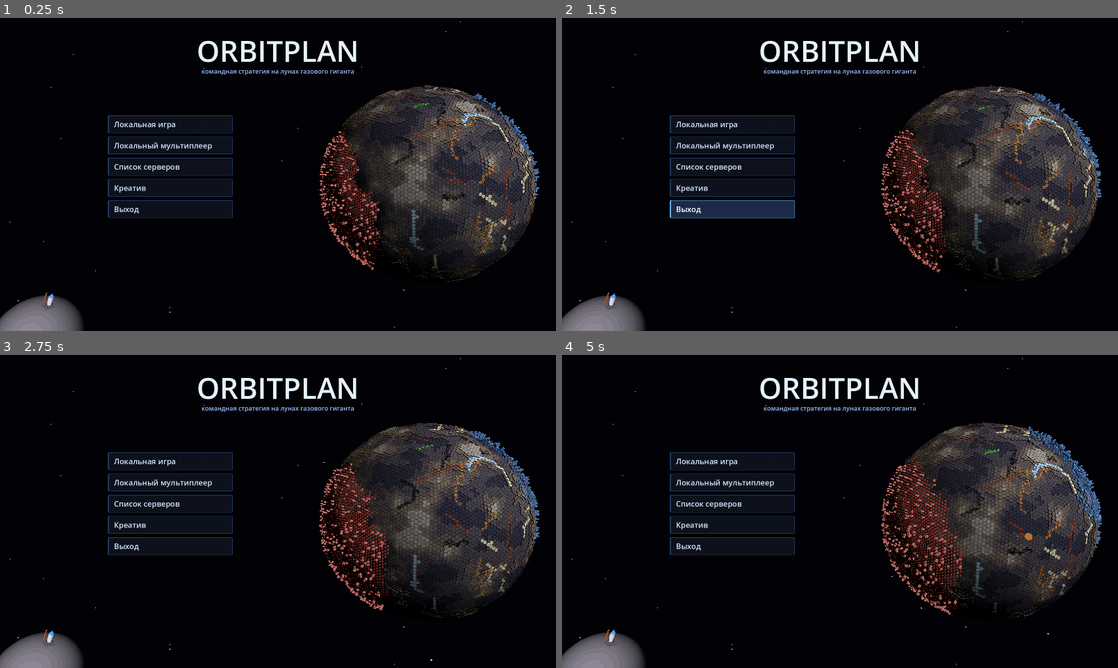
Above: before the commit, frames 1-4 (two rows, left to right).
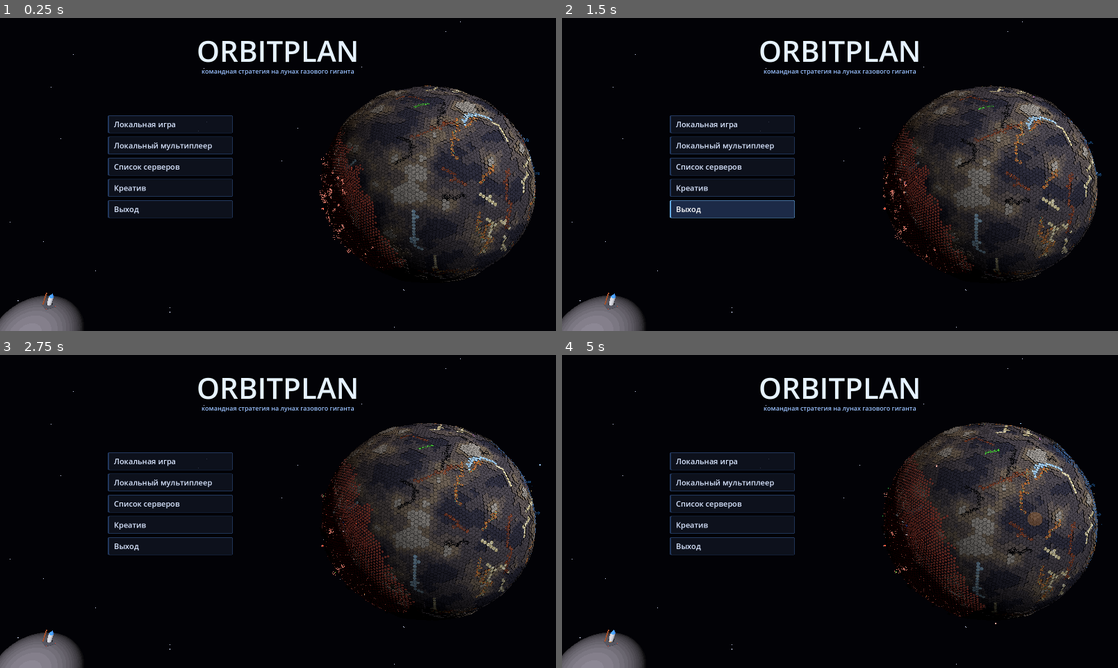
Above: after the commit, the same moments.

Repository: goldvideored/Orbitplan
Game: Godot game, scene res://scenes/main.tscn
The game is run twice, just before and just after one commit, with the same random seed, the same clock (stepped at 60 frames per second) and the same inputs.
Inputs (mouse positions are in pixels of both pictures, inside the frame that each line leads up to):
- Up to frame 1 (0.25 s): no input
- Up to frame 2 (1.5 s): move the mouse to (962, 158) at 0.52 s; hold D 0.53-1.25 s; hold Shift 0.53-1.25 s; click (962, 158) at 0.67 s; tap Space at 0.77 s; drag from (728, 190) to (812, 237) at 1.27 s
- Up to frame 3 (2.75 s): move the mouse to (333, 442) at 2.02 s; hold D from 2.03 s (still down); hold E from 2.03 s (still down)
- Up to frame 4 (5 s): release D at 2.75 s; release E at 2.75 s; drag from (812, 574) to (673, 464) at 2.77 s; move the mouse to (1006, 558) at 3.52 s; hold A 3.53-4.25 s; hold Z 3.53-4.25 s; tap Space at 3.77 s; drag from (673, 464) to (756, 433) at 4.27 s

The runs differ from the first frame. In frame 1, 1.1% of the frame differs, in the area x 57-97%, y 24-81%; in frame 2, 1.3%; in frame 3, 1.5%; in frame 4, 2.0%, in the area x 57-98%, y 21-90%.

Commit message:
Фон меню: постройки и юниты как в игре (тот же код отрисовки, стройка, анимации, турели, сборщики), танки, дроны-камикадзе и мехи
Co-Authored-By: Claude Opus 5.5 <noreply@anthropic.com>
Claude-Session: https://claude.ai/code/session_011dSLRk6ARMd5MizYyUfVPn

Diff:
--- a/scripts/menu_bg.gd
+++ b/scripts/menu_bg.gd
@@ -7,13 +7,22 @@
 const Planet = preload("res://scripts/planet.gd")
 const TERRAIN_SHADER = preload("res://shaders/terrain.gdshader")
 const MOON_SHADER = preload("res://shaders/moon_far.gdshader")
+const UNIT_SHADER = preload("res://shaders/unit.gdshader")
+const World = preload("res://scripts/world.gd")
+const Icons = preload("res://scripts/icons.gd")
 
 const CAM_DIST := 300.0
 const FOV := 50.0
 const TARGET := 0.4          # доля планеты у каждой стороны
-const UNITS_PER_TEAM := 40
-const UNIT_SPEED := 5.0      # м/с
-const SHOT_RANGE := 22.0
+const UNIT_COUNTS := [24, 10, 3]      # танки, дроны, мехи у каждой стороны
+const UNIT_SPEED := [4.0, 11.0, 2.2]  # м/с
+const UNIT_HP := [3, 1, 14]
+const UNIT_RANGE := [18.0, 0.0, 28.0]
+const MAX_BUILDINGS := 170
+# что строится внутри территории (повторы — чаще)
+const BUILD_POOL := [D.SOLAR, D.SOLAR, D.SMELTER, D.CRUSHER, D.COAL_PLANT, D.TURRET, D.TURRET, D.TURRET2,
+	D.WALL, D.WALL, D.LAMP, D.POWER_POLE, D.ASSEMBLER, D.BATTERY, D.CHIP_FACTORY, D.AA_GUN, D.REPAIR,
+	D.MELTER, D.CENTRIFUGE, D.TURRET3, D.NUCLEAR, D.LAUNCH_PAD, D.LOADER, D.UNIT_REPAIR, D.FUEL_SYNTH]
 const ROCKET_CYCLE := 26.0   # с: стоит на площадке + полёт
 const ROCKET_WAIT := 4.0
 const ROCKET_SCALE := 3.0    # ракета крупнее настоящей, чтобы её было видно
@@ -26,13 +35,13 @@
 var frontier: Array = [[], []]
 var owned: Array = [[], []]   # клетки каждой стороны (для спавна)
 var counts := [0, 0]
-var has_bld := PackedByteArray()
-var bld_h := PackedFloat32Array()
 var mm_plates: MultiMesh
-var mm_blds: MultiMesh
-var mm_lights: MultiMesh
-var mm_units: MultiMesh
-var units: Array = []         # {team, dir, target, hp, dead}
+var world: World               # игровой мир без сети — рисует постройки и юнитов как в игре
+var mm_kind: Array = []       # мультимеши танков, дронов, мехов
+var bld_count := 0
+var asm_ids: Array = []
+var turret_acc := 0.0
+var units: Array = []         # {team, kind, dir, target, hp, dead, cell, face}
 var beams: Array = []         # [from, to, team, до какого времени]
 var shells: Array = []        # {a, b, t, team}
 var mm_shells: MultiMesh
@@ -177,7 +186,8 @@
 
 
 # ---------------------------------------------------------------------
-# Большая луна и война
+# Большая луна и война. Постройки и юниты рисует тот же код, что в игре (world.gd):
+# создаём мир без сети и без обработки кадров и зовём его функции отрисовки.
 # ---------------------------------------------------------------------
 
 func _build_planet() -> void:
@@ -193,40 +203,37 @@
 	terrain.material_override = tmat
 	pnode.add_child(terrain)
 
+	# мир-витрина: только отрисовка
+	world = World.new()
+	add_child(world)
+	world.set_process(false)
+	world.set_process_unhandled_input(false)
+	world.planet = planet
+	world.local_root = pnode
+	world.my_pn = 0
+	world.icon_atlas = Icons.build_atlas()
+	world.sky_state = {"sun": _sun_dir()}
+	var umat := ShaderMaterial.new()
+	umat.shader = UNIT_SHADER
+	world.mm_units = world._make_mm(world._tank_mesh(umat), 128, false)
+	world.mm_drones = world._make_mm(world._drone_mesh(umat), 64, false)
+	world.mm_mechs = world._make_mm(world._mech_mesh(umat), 16, false)
+	mm_kind = [world.mm_units, world.mm_drones, world.mm_mechs]
+
 	var n := planet.count()
 	own.resize(n)
 	own.fill(-1)
-	has_bld.resize(n)
-	bld_h.resize(n)
-	var rng := RandomNumberGenerator.new()
-	rng.seed = 99
-	for c in n:
-		var b: bool = rng.randf() < 0.14 and planet.level[c] < D.MAX_LEVEL
-		has_bld[c] = 1 if b else 0
-		bld_h[c] = rng.randf_range(0.6, 2.6)
-
 	var plate := CylinderMesh.new()
 	plate.top_radius = 1.0
 	plate.bottom_radius = 1.0
-	plate.height = 0.08
+	plate.height = 0.03
 	plate.radial_segments = 6
 	plate.rings = 1
 	mm_plates = _mm(plate, n, _vc_material(false))
-	var box := BoxMesh.new()
-	box.size = Vector3(1.4, 1.0, 1.4)
-	mm_blds = _mm(box, n, _vc_material(false))
-	var lb := BoxMesh.new()
-	lb.size = Vector3.ONE * 0.35
-	mm_lights = _mm(lb, n, _vc_material(true))
 	var zero := Transform3D(Basis.from_scale(Vector3.ZERO), Vector3.ZERO)
 	for c in n:
 		mm_plates.set_instance_transform(c, zero)
-		mm_blds.set_instance_transform(c, zero)
-		mm_lights.set_instance_transform(c, zero)
-
-	var ub := BoxMesh.new()
-	ub.size = Vector3(1.3, 0.8, 1.8)
-	mm_units = _mm(ub, UNITS_PER_TEAM * 2, _vc_material(false))
+
 	var sb := SphereMesh.new()
 	sb.radius = 0.6
 	sb.height = 1.2
@@ -256,16 +263,22 @@
 		pnode.add_child(b)
 		booms.append({"n": b, "t": 0.0, "r": 3.0})
 
-	# стартовые площадки сторон и начальные 15% — дальше дорастают до 40% у тебя на глазах
+	# ядра сторон, вокруг — стартовые 15%; дальше территория и базы дорастают у тебя на глазах
 	var starts := [planet.nearest_cell(axis), planet.nearest_cell(-axis)]
 	for t in 2:
 		_claim(starts[t], t)
+		var r := planet.rings(int(starts[t]), 3)
+		for x in r:
+			_claim(int(x), t)
+		_place(D.CORE, int(starts[t]), 0, t, true)
 	while counts[0] < n * 0.15 or counts[1] < n * 0.15:
 		for t in 2:
 			_grow(t)
 	for t in 2:
-		for i in UNITS_PER_TEAM:
-			units.append({"team": t, "dir": Vector3.ZERO, "target": Vector3.ZERO, "hp": 3, "dead": 0.0})
+		for k in 3:
+			for i in UNIT_COUNTS[k]:
+				units.append({"team": t, "kind": k, "dir": Vector3.ZERO, "target": Vector3.ZERO,
+					"hp": 1, "dead": 0.0, "cell": -1, "face": Vector3.ZERO})
 	for u in units:
 		_respawn(u)
 
@@ -280,16 +293,103 @@
 	owned[t].append(c)
 	frontier[t].append(c)
 	var up: Vector3 = planet.dirs[c]
-	var p := planet.top_pos(c)
 	var col: Color = D.TEAM_COLORS[t]
-	mm_plates.set_instance_transform(c, Transform3D(_up_basis(up, Vector3(0.95, 1, 0.95)), p + up * 0.04))
-	mm_plates.set_instance_color(c, col.darkened(0.45))
-	if has_bld[c] == 1:
-		var h: float = bld_h[c]
-		mm_blds.set_instance_transform(c, Transform3D(_up_basis(up, Vector3(1, h, 1)), p + up * h * 0.5))
-		mm_blds.set_instance_color(c, col.darkened(0.2).lerp(Color(0.5, 0.5, 0.55), 0.4))
-		mm_lights.set_instance_transform(c, Transform3D(_up_basis(up, Vector3.ONE), p + up * (h + 0.2)))
-		mm_lights.set_instance_color(c, col.lightened(0.3))
+	mm_plates.set_instance_transform(c, Transform3D(_up_basis(up, Vector3(0.95, 1, 0.95)), planet.top_pos(c) + up * 0.015))
+	mm_plates.set_instance_color(c, col.darkened(0.55))
+	if bld_count < MAX_BUILDINGS and randf() < 0.045:
+		_try_build(c, t)
+
+
+## Свободно ли место под постройку стороны t (все клетки её, не заняты, не скалы).
+func _fits(type: int, cell: int, dir: int, t: int) -> Array:
+	var foot: Array = world._footprint(type, cell, dir)
+	if foot.size() != world._size_of(type):
+		return []
+	for x in foot:
+		if own[x] != t or world.grid.has(world._k(0, x)) or planet.level[x] >= D.MAX_LEVEL:
+			return []
+	return foot
+
+
+func _place(type: int, cell: int, dir: int, t: int, main := false) -> int:
+	var id: int = world._new_id()
+	world._add_building({"id": id, "type": type, "team": t, "cell": cell, "dir": dir, "pn": 0,
+		"bt": 1.0 if type == D.CORE else 0.0, "main": main, "ukind": randi() % 3})
+	bld_count += 1
+	if type == D.ASSEMBLER:
+		asm_ids.append(id)
+	return id
+
+
+## Что строить на новой клетке: на руде — бур, у края — оборона, внутри — производство и энергия.
+func _try_build(c: int, t: int) -> void:
+	var nb: PackedInt32Array = planet.nbrs[c]
+	var dir := randi() % nb.size()
+	var type: int = BUILD_POOL[randi() % BUILD_POOL.size()]
+	if planet.ore[c] != D.I_NONE:
+		type = [D.DRILL, D.DRILL, D.DRILL2, D.DRILL3][randi() % 4]
+	var foot := _fits(type, c, dir, t)
+	if foot.is_empty():
+		return
+	if world._is_drill(type) and int(world._drill_ore(foot)[0]) == D.I_NONE:
+		return
+	_place(type, c, dir, t)
+	if world._is_drill(type):
+		_belt_from(foot, t)
+	elif type == D.WALL:
+		_wall_line(c, t)
+
+
+## Конвейер от бура: несколько клеток примерно по прямой.
+func _belt_from(foot: Array, t: int) -> void:
+	var start := -1
+	for f in foot:
+		var nb: PackedInt32Array = planet.nbrs[f]
+		for x in nb:
+			if not foot.has(x) and own[x] == t and not world.grid.has(world._k(0, x)):
+				start = x
+				break
+		if start != -1:
+			break
+	if start == -1:
+		return
+	var heading := (planet.dirs[start] - planet.dirs[foot[0]]).normalized()
+	var cur := start
+	for k in randi_range(3, 7):
+		var nb: PackedInt32Array = planet.nbrs[cur]
+		var best := -1
+		var bd := 0.2
+		for i in nb.size():
+			var x: int = nb[i]
+			if own[x] != t or world.grid.has(world._k(0, x)) or planet.level[x] >= D.MAX_LEVEL:
+				continue
+			var dd := (planet.dirs[x] - planet.dirs[cur]).normalized().dot(heading)
+			if dd > bd:
+				bd = dd
+				best = i
+		if best == -1:
+			return
+		_place(D.CONVEYOR, cur, best, t)
+		heading = (planet.dirs[nb[best]] - planet.dirs[cur]).normalized()
+		cur = nb[best]
+
+
+## Забор — сразу несколько секций в ряд.
+func _wall_line(c: int, t: int) -> void:
+	var cur := c
+	var prev := -1
+	for k in randi_range(2, 5):
+		var nb: PackedInt32Array = planet.nbrs[cur]
+		var nxt := -1
+		for x in nb:
+			if x != prev and own[x] == t and not world.grid.has(world._k(0, x)) and planet.level[x] < D.MAX_LEVEL:
+				nxt = x
+				break
+		if nxt == -1:
+			return
+		_place(D.WALL, nxt, 0, t)
+		prev = cur
+		cur = nxt
 
 
 ## Сторона t занимает одну соседнюю свободную клетку от своей границы.
@@ -323,18 +423,19 @@
 	var sgn := 1.0 if t == 0 else -1.0
 	var d := Vector3(randf_range(-1, 1), randf_range(-1, 1), randf_range(-1, 1)).normalized()
 	d = (d - axis * d.dot(axis)).normalized()
-	return (d + axis * sgn * randf_range(0.05, 0.3)).normalized()
+	return (d + axis * sgn * randf_range(-0.05, 0.3)).normalized()
 
 
 func _respawn(u: Dictionary) -> void:
 	var t: int = u.team
+	var d := _rand_own_dir(t)
 	var fr: Array = frontier[t]
-	var d := _rand_own_dir(t)
-	if not fr.is_empty() and randf() < 0.7:
+	if not fr.is_empty() and randf() < 0.6:
 		d = planet.dirs[fr[randi() % fr.size()]]
 	u.dir = d
+	u.cell = planet.walk(-1, d)
 	u.target = _band_target(t)
-	u.hp = 3
+	u.hp = UNIT_HP[int(u.kind)]
 	u.dead = 0.0
 
 
@@ -348,8 +449,10 @@
 	n.visible = true
 
 
-func _surface(d: Vector3) -> Vector3:
-	return d * (D.PLANET_R + 1.0)
+func _upos(u: Dictionary) -> Vector3:
+	var d: Vector3 = u.dir
+	var lift := D.DRONE_ALT if int(u.kind) == 1 else 0.0
+	return d * (planet.top_r(int(u.cell)) + 0.3 + lift)
 
 
 func _process(delta: float) -> void:
@@ -358,7 +461,67 @@
 		_frame_camera()
 	pnode.rotate(axis, delta * 0.03)
 	_war_step(delta)
+	_buildings_step(delta)
 	_rocket_step(delta)
+
+
+## Стройка, анимации, сборщики и башни турелей — функциями игрового мира.
+func _buildings_step(dt: float) -> void:
+	for id in world.building_set.keys():
+		if not world.buildings.has(id):
+			continue
+		var b: Dictionary = world.buildings[id]
+		if float(b.bt) >= 0.999:
+			b.bt = 1.0
+			world.building_set.erase(id)
+			world._on_build_state(b)
+	# сборщики по кругу собирают юнитов: рука с лазером, юнит растёт на площадке
+	for id in asm_ids:
+		if not world.buildings.has(id) or world._busy(world.buildings[id]):
+			continue
+		var e: Array = world.asm_prog.get(id, [0.0, randi() % 3])
+		var p: float = float(e[0]) + dt / 8.0
+		if p >= 1.0:
+			p = 0.0
+			e[1] = randi() % 3
+		world.asm_prog[id] = [p, e[1]]
+	world._update_construction(dt)
+	# турели смотрят на ближайшего врага и стреляют
+	turret_acc += dt
+	var fire := turret_acc >= 0.25
+	if fire:
+		turret_acc = 0.0
+	for id in world.turret_nodes.keys():
+		if not world.buildings.has(id):
+			continue
+		var b: Dictionary = world.buildings[id]
+		if world._busy(b):
+			continue
+		var tp: Vector3 = planet.top_pos(int(b.cell))
+		var best = null
+		var bd := 45.0
+		for u in units:
+			if int(u.team) == int(b.team) or float(u.dead) > 0.0:
+				continue
+			var dd := tp.distance_to(_upos(u))
+			if dd < bd:
+				bd = dd
+				best = u
+		if best == null:
+			continue
+		var to := _upos(best)
+		world.turret_aim[id] = pnode.global_transform.basis * (to - tp).normalized()
+		if fire and randf() < 0.5:
+			beams.append([tp + tp.normalized() * 1.2, to, int(b.team), now + 0.08])
+			best.hp = int(best.hp) - 1
+			if int(best.hp) <= 0:
+				_kill(best)
+	world._update_turrets(dt)
+
+
+func _kill(u: Dictionary) -> void:
+	u.dead = 3.0
+	_boom(_upos(u), 4.0 if int(u.kind) == 2 else 2.5)
 
 
 func _war_step(dt: float) -> void:
@@ -367,55 +530,67 @@
 		if counts[t] < n * TARGET:
 			for k in 4:
 				_grow(t)
-	# юниты: идут к полосе, стреляют в ближайшего врага
-	var ui := 0
+	# юниты: танки и мехи идут к полосе и стреляют, дроны ищут цель и таранят её
+	var cnt := [0, 0, 0]
 	for u in units:
+		var kind: int = u.kind
 		if float(u.dead) > 0.0:
 			u.dead = float(u.dead) - dt
 			if float(u.dead) <= 0.0:
 				_respawn(u)
-			mm_units.set_instance_transform(ui, Transform3D(Basis.from_scale(Vector3.ZERO), Vector3.ZERO))
-			ui += 1
 			continue
 		var d: Vector3 = u.dir
 		var tg: Vector3 = u.target
+		if kind == 1:
+			var prey = _nearest_enemy(u, 40.0)
+			if prey != null:
+				tg = Vector3(prey.dir)
+				if _upos(u).distance_to(_upos(prey)) < 3.0:
+					prey.hp = int(prey.hp) - 4
+					if int(prey.hp) <= 0:
+						_kill(prey)
+					_kill(u)
+					continue
 		var ang := d.angle_to(tg)
-		var step := UNIT_SPEED * dt / D.PLANET_R
+		var step: float = float(UNIT_SPEED[kind]) * dt / D.PLANET_R
 		if ang < 0.02:
 			u.target = _band_target(int(u.team))
 		else:
 			d = d.slerp(tg, minf(1.0, step / ang)).normalized()
 			u.dir = d
-		var fwd := (tg - d * tg.dot(d)).normalized()
-		var bas := Basis(fwd.cross(d), d, -fwd) if fwd.length() > 0.01 else _up_basis(d, Vector3.ONE)
-		mm_units.set_instance_transform(ui, Transform3D(bas, d * (D.PLANET_R + 0.9)))
-		mm_units.set_instance_color(ui, D.TEAM_COLORS[int(u.team)])
-		ui += 1
+			u.cell = planet.walk(int(u.cell), d)
+		var f := (tg - d * tg.dot(d))
+		if f.length() > 0.001:
+			u.face = f.normalized()
+		var face: Vector3 = u.face
+		var bas := Basis(face.cross(d), d, -face) if face.length() > 0.5 else _up_basis(d, Vector3.ONE)
+		var mm: MultiMesh = mm_kind[kind]
+		var c: int = cnt[kind]
+		if c < mm.instance_count:
+			mm.set_instance_transform(c, Transform3D(bas, _upos(u) - d * 0.3))
+			var col: Color = D.TEAM_COLORS[int(u.team)]
+			mm.set_instance_custom_data(c, Color(col.r, col.g, col.b, clampf(float(u.hp) / float(UNIT_HP[kind]), 0.3, 1.0)))
+			cnt[kind] = c + 1
+	for k in 3:
+		(mm_kind[k] as MultiMesh).visible_instance_count = cnt[k]
 	fight_acc += dt
-	if fight_acc >= 0.18:
+	if fight_acc >= 0.2:
 		fight_acc = 0.0
 		for u in units:
-			if float(u.dead) > 0.0 or randf() < 0.4:
+			var kind: int = u.kind
+			if float(u.dead) > 0.0 or kind == 1 or randf() < 0.4:
 				continue
-			var best = null
-			var bd := SHOT_RANGE
-			for o in units:
-				if o.team == u.team or float(o.dead) > 0.0:
-					continue
-				var dd := _surface(u.dir).distance_to(_surface(o.dir))
-				if dd < bd:
-					bd = dd
-					best = o
+			var best = _nearest_enemy(u, UNIT_RANGE[kind])
 			if best == null:
 				continue
-			beams.append([_surface(u.dir), _surface(best.dir), int(u.team), now + 0.09])
-			best.hp = int(best.hp) - 1
+			var from := _upos(u) + Vector3(u.dir) * (1.6 if kind == 2 else 0.6)
+			beams.append([from, _upos(best), int(u.team), now + 0.09])
+			best.hp = int(best.hp) - (3 if kind == 2 else 1)
 			if int(best.hp) <= 0:
-				best.dead = 3.0
-				_boom(_surface(best.dir), 3.0)
+				_kill(best)
 	# артиллерия: снаряды навесом из глубины своей территории в полосу у врага
 	shell_acc += dt
-	if shell_acc >= 0.6 and shells.size() < 30:
+	if shell_acc >= 0.7 and shells.size() < 30:
 		shell_acc = 0.0
 		var t := randi() % 2
 		shells.append({"a": _rand_own_dir(t), "b": _band_target(1 - t), "t": 0.0, "team": t})
@@ -460,9 +635,23 @@
 		bmat.albedo_color = bc
 
 
+func _nearest_enemy(u: Dictionary, rng: float):
+	var best = null
+	var bd := rng
+	var p := _upos(u)
+	for o in units:
+		if int(o.team) == int(u.team) or float(o.dead) > 0.0:
+			continue
+		var dd := p.distance_to(_upos(o))
+		if dd < bd:
+			bd = dd
+			best = o
+	return best
+
+
 ## Снаряд долетел: взрыв. Возвращает false, чтобы фильтр его убрал.
 func _shell_land(s: Dictionary) -> bool:
-	_boom(_surface(s.b), 4.5)
+	_boom(Vector3(s.b) * (D.PLANET_R + 1.0), 4.5)
 	return false
 
 
